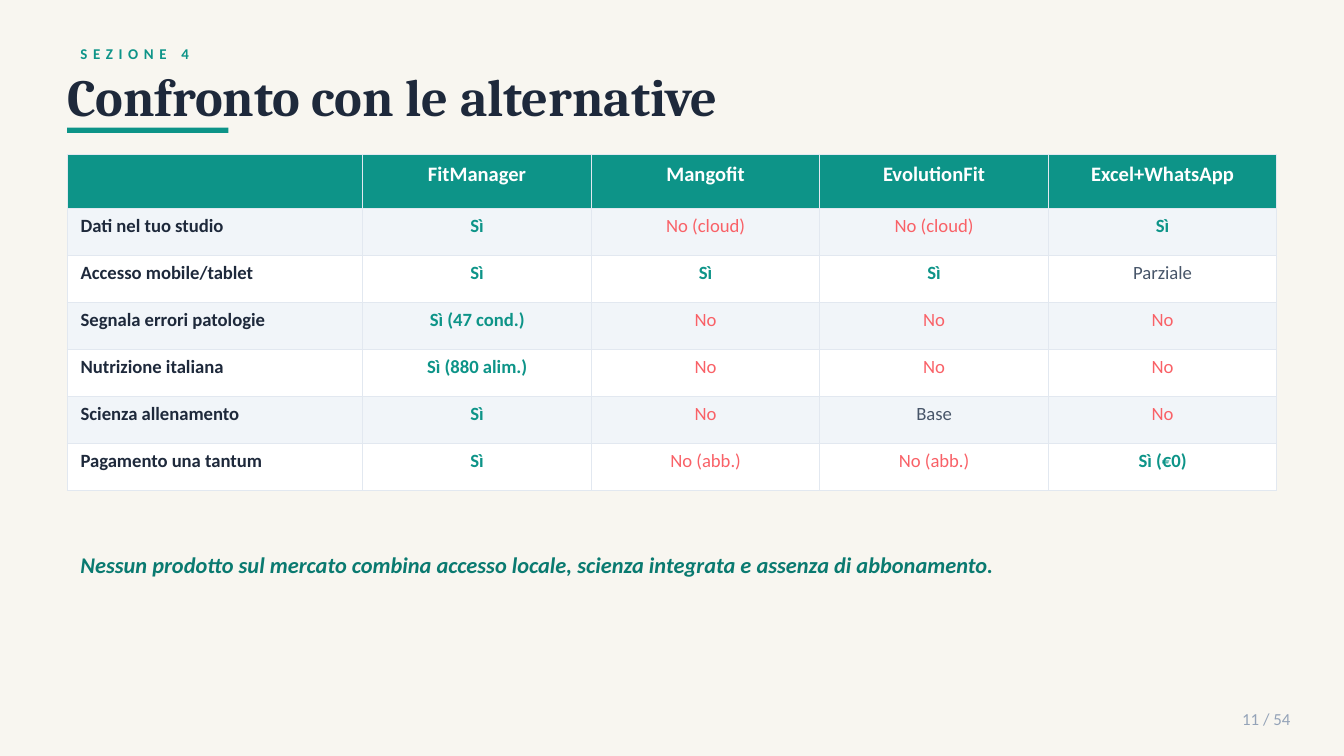
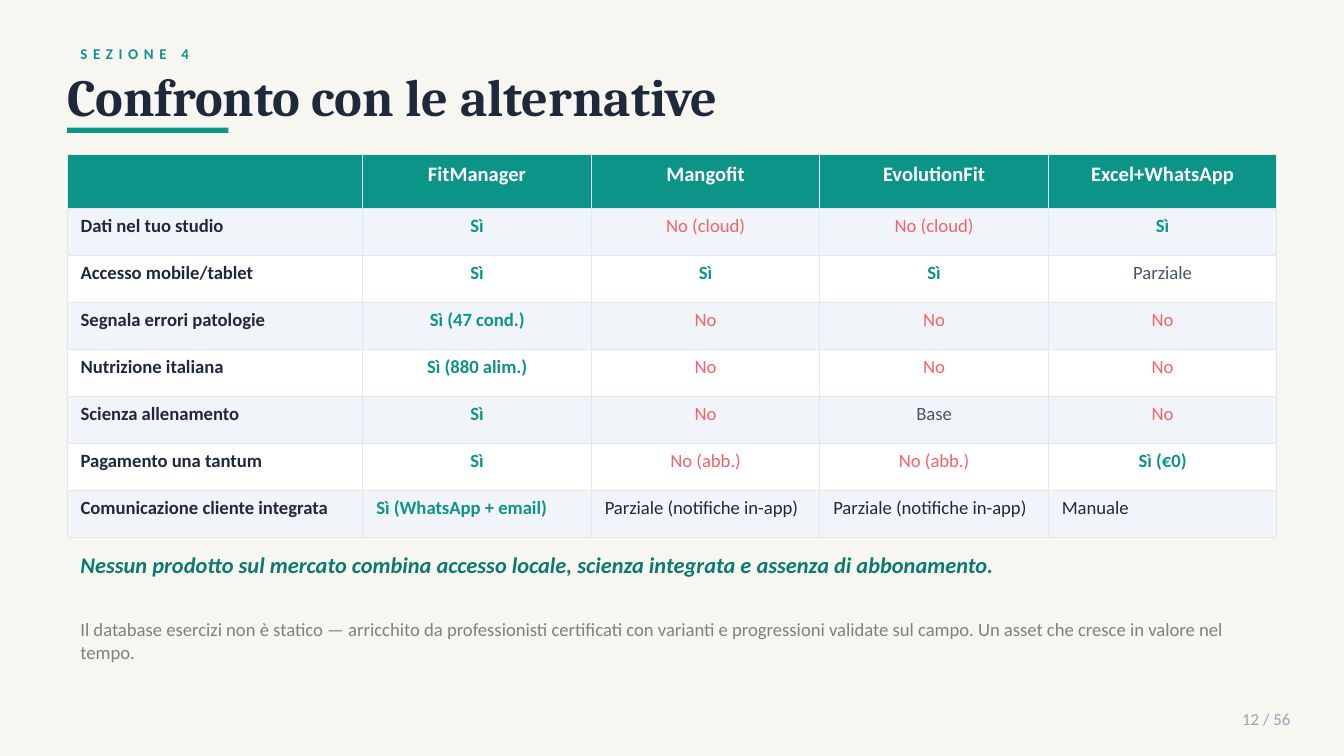
Before and after one commit to gverardo87-lab/FitManager_Studio-, a slide deck: slide 12 of FitManager_Business_Plan_2026.pptx (slide 11 before the commit). Drawn at 1344x756 pixels with LibreOffice and Linux fonts; fonts in the diff are those of the drawing. Boxes give left, top, right and bottom in pixels: in the first picture for what was removed or moved away, otherwise in the second. Text is boxed around its words. In the diff, an @@ line names an element or a change of style, - is before the commit and + after.

```diff
--- a/FitManager_Business_Plan_2026.pptx
+++ b/FitManager_Business_Plan_2026.pptx
@@ table at (67,155,1277,538) @@
+row 8: Comunicazione cliente integrata | Sì (WhatsApp + email) | Parziale (notifiche in-app) | Parziale (notifiche in-app) | Manuale
@@ text added at (80,623,1222,662), 10 pt, text #808080 @@
+Il database esercizi non è statico — arricchito da professionisti certificati con varianti e progressioni validate sul campo. Un asset che cresce in valore nel tempo.
@@ text at (1242,714,1290,725): text changed @@
-11 / 54
+12 / 56
```
Also in this commit, not shown: 53 other slides changed, 2 slides added, 8 other files.
